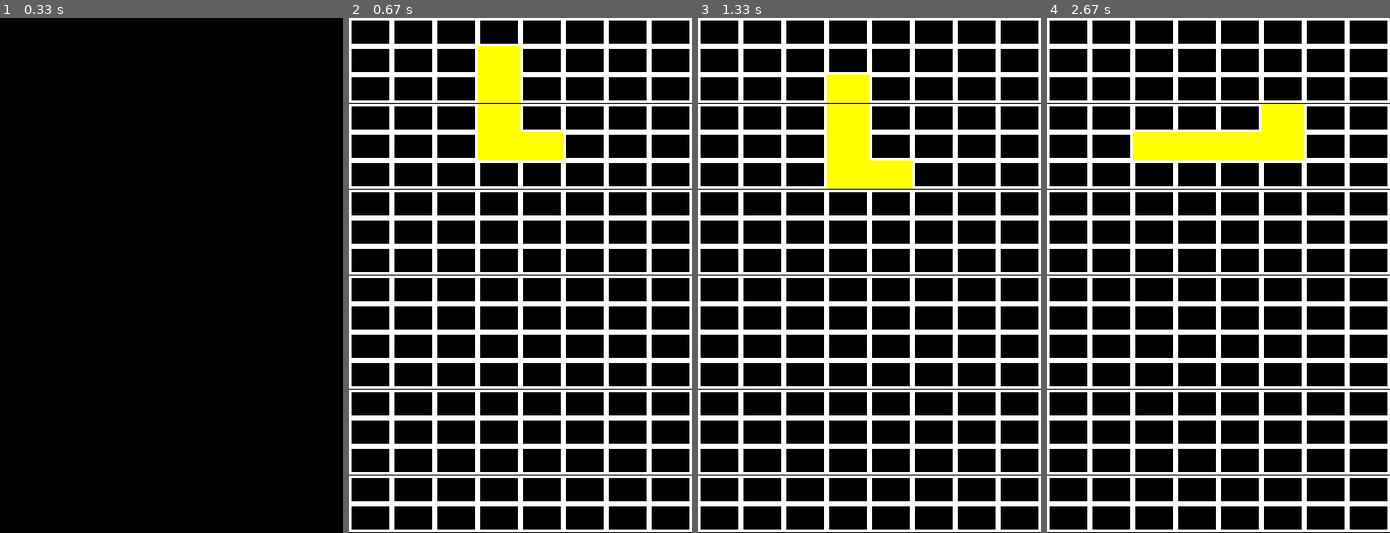
Above: before the commit, frames 1-4 (left to right).
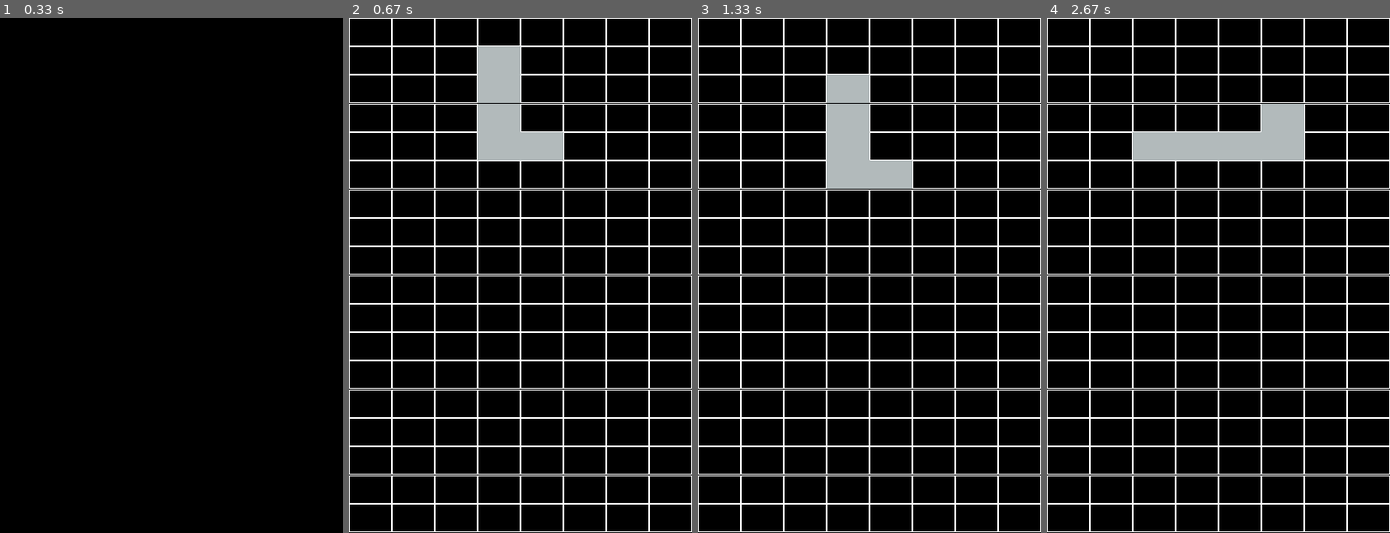
Above: after the commit, the same moments.

Repository: cadgo/python
Game: pygame game, started from pygame/cdte3.py
Two runs of this game, one before a commit and one after it. Both use one fixed random seed, a clock stepped at 60 frames per second and the inputs below.
Inputs:
- Up to frame 1 (0.33 s): no input
- Up to frame 2 (0.67 s): no input
- Up to frame 3 (1.33 s): hold W 0.83-1.3 s
- Up to frame 4 (2.67 s): no input

Frame 1 is identical in both runs. In frame 2, 21% of the frame differs, in the area x 0-100%, y 0-100%; in frame 3, 21%; in frame 4, 21%.

Commit message:
rotation border fix the piece is not rotated when its close to the borde, but i need to fix a bug when it is rotated we can pass the border

Diff:
--- a/pygame/cdte3.py
+++ b/pygame/cdte3.py
@@ -23,36 +23,46 @@
     def UpdateFigure(self, movement = 'Down', newmatrix=None):
         global FigureFalling
         newposition = []
-        #print('movement ', movement)
         cc=None
-        #print(self.CFigure.CurrPosition)
-        #value = self.CFigure.CurrPosition[self.C   Figure.FiGLength-1][0])
+        v = 0
         if movement == 'Down':
-            value = self.CFigure.CurrPosition[-1][0]
-            if value < self.Matrix_Hiegth-1:
-                for ex in range(len(self.CFigure.CurrPosition)):
-                    #print("ex", ex, "figure", self.CFigure.CurrPosition)
-                    self.grid[self.CFigure.CurrPosition[ex][0]][self.CFigure.CurrPosition[ex][1]] = 0
-                    #Una vez que se borra la figura anterior se usa current position mas 1 para actualizar la figura
-                for ex in range(len(self.CFigure.CurrPosition)):
-                    if self.grid[self.CFigure.CurrPosition[ex][0]+1][self.CFigure.CurrPosition[ex][1]] != 1:
-                        newposition.append([self.CFigure.CurrPosition[ex][0]+1,self.CFigure.CurrPosition[ex][1]])
-                    else:   cc = 1
-                if cc != 1:
-                    self.CFigure.CurrPosition = newposition
+            for ex in range(len(self.CFigure.CurrPosition)):
+                if self.CFigure.CurrPosition[ex][0] >= TetrisHeight - 1:
+                    v = 1
+                    FigureFalling = False
+                    break
+            if v != 1:
+                value = self.CFigure.CurrPosition[-1][0]
+                if value < self.Matrix_Hiegth-1:
+                    for ex in range(len(self.CFigure.CurrPosition)):
+                        #print("ex", ex, "figure", self.CFigure.CurrPosition)
+                        self.grid[self.CFigure.CurrPosition[ex][0]][self.CFigure.CurrPosition[ex][1]] = 0
+                        #Una vez que se borra la figura anterior se usa current position mas 1 para actualizar la figura
+                    for ex in range(len(self.CFigure.CurrPosition)):
+                        if self.grid[self.CFigure.CurrPosition[ex][0]+1][self.CFigure.CurrPosition[ex][1]] != 1:
+                            newposition.append([self.CFigure.CurrPosition[ex][0]+1,self.CFigure.CurrPosition[ex][1]])
+                        else:   cc = 1
+                    if cc != 1:
+                        self.CFigure.CurrPosition = newposition
+                    else:
+                        FigureFalling = False
+                    for ex in range(len(self.CFigure.CurrPosition)):
+                        self.grid[self.CFigure.CurrPosition[ex][0]][self.CFigure.CurrPosition[ex][1]] = 1
+                    #print("New Position", newposition)
                 else:
                     FigureFalling = False
-                for ex in range(len(self.CFigure.CurrPosition)):
-                    self.grid[self.CFigure.CurrPosition[ex][0]][self.CFigure.CurrPosition[ex][1]] = 1
-                #print("New Position", newposition)
-            else:
-                FigureFalling = False
         if movement == 'left':
-            print("movemos a la izq")
-            #print("Current figure ", self.CFigure.CurrPosition)
-            s = min(self.CFigure.CurrPosition)
-            print("@@@SSSSS@@@ ", s)
-            if s[1] > 0:
+            v = 0
+            # print("movemos a la izq")
+            # #print("Current figure ", self.CFigure.CurrPosition)
+            # s = min(self.CFigure.CurrPosition)
+            # print("@@@SSSSS@@@ ", s)
+            # if s[1] > 0:
+            for ex in range(len(self.CFigure.CurrPosition)):
+                if self.CFigure.CurrPosition[ex][1] <= 0:
+                    v = 1
+                    break
+            if v != 1:
                 for ex in range(len(self.CFigure.CurrPosition)):
                     # print("ex", ex, "figure", self.CFigure.CurrPosition)
                     self.grid[self.CFigure.CurrPosition[ex][0]][self.CFigure.CurrPosition[ex][1]] = 0
@@ -68,8 +78,14 @@
                 for ex in range(len(self.CFigure.CurrPosition)):
                     self.grid[self.CFigure.CurrPosition[ex][0]][self.CFigure.CurrPosition[ex][1]] = 1
         if movement == 'right':
-            s = max(self.CFigure.CurrPosition)
-            if s[1] < TetrisWidht-1:
+            # s = max(self.CFigure.CurrPosition)
+            # if s[1] < TetrisWidht-1:
+            v=0
+            for ex in range(len(self.CFigure.CurrPosition)):
+                if self.CFigure.CurrPosition[ex][1] >= TetrisWidht-1:
+                    v = 1
+                    break
+            if v != 1:
                 for ex in range(len(self.CFigure.CurrPosition)):
                     self.grid[self.CFigure.CurrPosition[ex][0]][self.CFigure.CurrPosition[ex][1]] = 0
                 for ex in range(len(self.CFigure.CurrPosition)):
@@ -83,10 +99,8 @@
                 for ex in range(len(self.CFigure.CurrPosition)):
                     self.grid[self.CFigure.CurrPosition[ex][0]][self.CFigure.CurrPosition[ex][1]] = 1
         if movement == 'rleft' and nm != None:
-            print("rotamos a la izq")
             n= 0
             v = 0
-            print("NM", nm)
             for ex in range(len(nm)):
                 print(nm[ex][0],nm[ex][1])
                 if nm[ex][1] < 0 or nm[ex][1] > TetrisWidht-1:
@@ -135,25 +149,40 @@
         paddingheight = screen_heigth / self.Matrix_Hiegth
         for b in range(self.Matrix_Width):
             for a in range(self.Matrix_Hiegth):
-                if self.grid[a][b] == 0:
-                    pygame.draw.rect(self.win, (255, 255, 255), (x, y, paddingwith, paddingheight), 3)
+                if self.grid[a][b] == 0 or self.CFigure == None:
+                    pygame.draw.rect(self.win, (255, 255, 255), (x, y, paddingwith, paddingheight), 1)
                 else:
-                    pygame.draw.rect(self.win, (255, 255, 0), (x, y, paddingwith, paddingheight))
+                    pygame.draw.rect(self.win, (178, 186, 187), (x, y, paddingwith, paddingheight))
                 y = y + paddingheight
             x = x + paddingwith
             y = 0
 
-
     def GetTetrisWidth(self):
         return self.Matrix_Width
 
     def GetTetrisHeight(self):
         return self.Matrix_Hiegth
+
+    def ScoringLines(self):
+        print("Scoring lines")
+        total = 0
+        for i in range(self.Matrix_Hiegth-1, -1, -1):
+            for a in range(self.Matrix_Width):
+                if self.grid[i][a] == 1:
+                    total += 1
+                    print("Agregmos a totals")
+                else:
+                    total = 0
+                    break
+            print("@@@ Total ###", total)
+            if total == self.Matrix_Width:
+                print("BORRAMOS BORRAMOS")
 
 class Figure():
     FigureName = None
     CurrPosition = []
     pivot = None
+    Color=None
 
     def __init__(self):
         self.MFigure = [] #Una matriz bidemensional con la figura
@@ -190,6 +219,7 @@
 class Square(Figure):
     FigureName = "square"
     pivot = 0
+    Color = (231, 76, 60)
 
     def __init__(self):
         self.MFigure = [[1,1],
@@ -205,6 +235,7 @@
 class ZBar(Figure):
     FigureName = "zbar"
     pivot = 1
+    Color = ( 211, 84, 0)
 
     def __init__(self):
         self.MFigure = [[1,0],
@@ -215,6 +246,7 @@
 class Bar(Figure):
     FigureName = "bar"
     pivot = 1
+    Color =  ( 46, 134, 193 )
 
     def __init__(self):
         self.MFigure = [[1],
@@ -226,6 +258,7 @@
 class LBar(Figure):
     FigureName = "Lbar"
     pivot = 1
+    Color = (93, 109, 126)
 
     def __init__(self):
         self.MFigure = [[1],
@@ -258,6 +291,8 @@
                     move = 'rleft'
         if FigureFalling == False:
             Grid.StartFigure()
+            #PONER LA VALIDACION DE LINEAS COMPLETAS
+            Grid.ScoringLines()
             FigureFalling = True
         elif FigureFalling == True:
             #La figura cae hay que moverla a abajo
@@ -276,5 +311,5 @@
                 move='down'
         Grid.UpdateGrid(global_screen_width, global_screen_heigth)
         pygame.display.update()
-
+    print(Grid.grid)
     pygame.quit()
